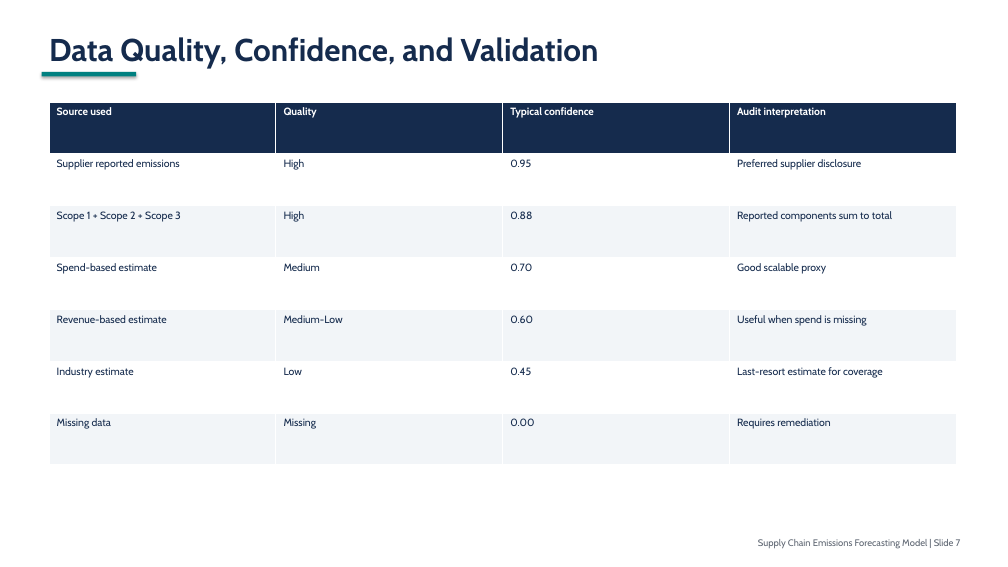
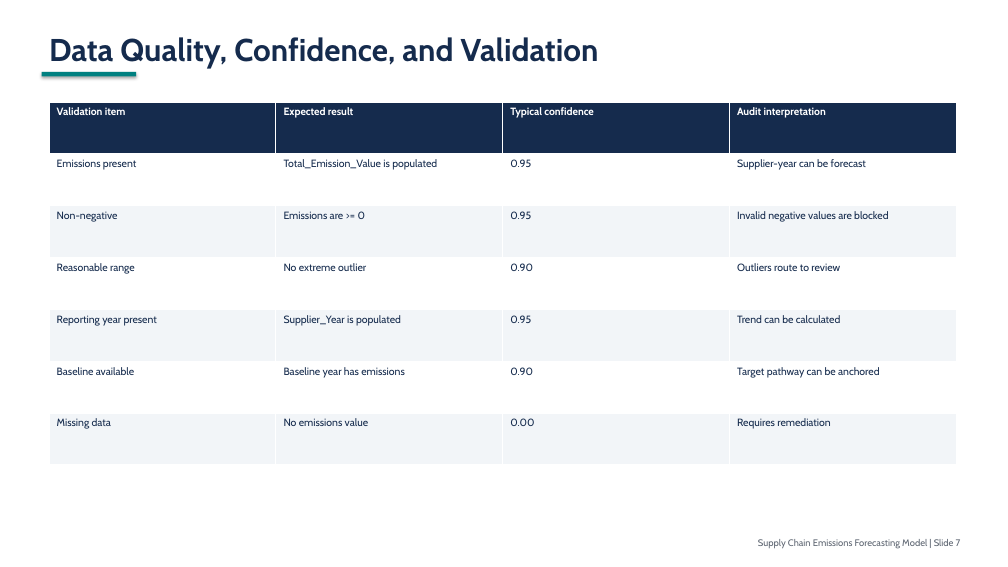
Before and after one commit to rojaraod/FORECAST, a slide deck: slide 7 of docs/supply_chain_emissions_forecasting_20_slide_deck.pptx. Drawn at 1008x567 pixels with LibreOffice and Linux fonts; fonts in the diff are those of the drawing. Boxes give left, top, right and bottom in pixels: in the first picture for what was removed or moved away, otherwise in the second. Text is boxed around its words. In the diff, an @@ line names an element or a change of style, - is before the commit and + after.

```diff
--- a/docs/supply_chain_emissions_forecasting_20_slide_deck.pptx
+++ b/docs/supply_chain_emissions_forecasting_20_slide_deck.pptx
@@ table at (49, 102, 957, 465) @@
-row 1, column 1: Source used
+row 1, column 1: Validation item
-row 1, column 2: Quality
+row 1, column 2: Expected result
-row 2: Supplier reported emissions | High | 0.95 | Preferred supplier disclosure
+row 2: Emissions present | Total_Emission_Value is populated | 0.95 | Supplier-year can be forecast
-row 3: Scope 1 + Scope 2 + Scope 3 | High | 0.88 | Reported components sum to total
+row 3: Non-negative | Emissions are >= 0 | 0.95 | Invalid negative values are blocked
-row 4: Spend-based estimate | Medium | 0.70 | Good scalable proxy
+row 4: Reasonable range | No extreme outlier | 0.90 | Outliers route to review
-row 5: Revenue-based estimate | Medium-Low | 0.60 | Useful when spend is missing
+row 5: Reporting year present | Supplier_Year is populated | 0.95 | Trend can be calculated
-row 6: Industry estimate | Low | 0.45 | Last-resort estimate for coverage
+row 6: Baseline available | Baseline year has emissions | 0.90 | Target pathway can be anchored
-row 7, column 2: Missing
+row 7, column 2: No emissions value
```
Also in this commit, not shown: 13 other slides changed, 10 other files.
